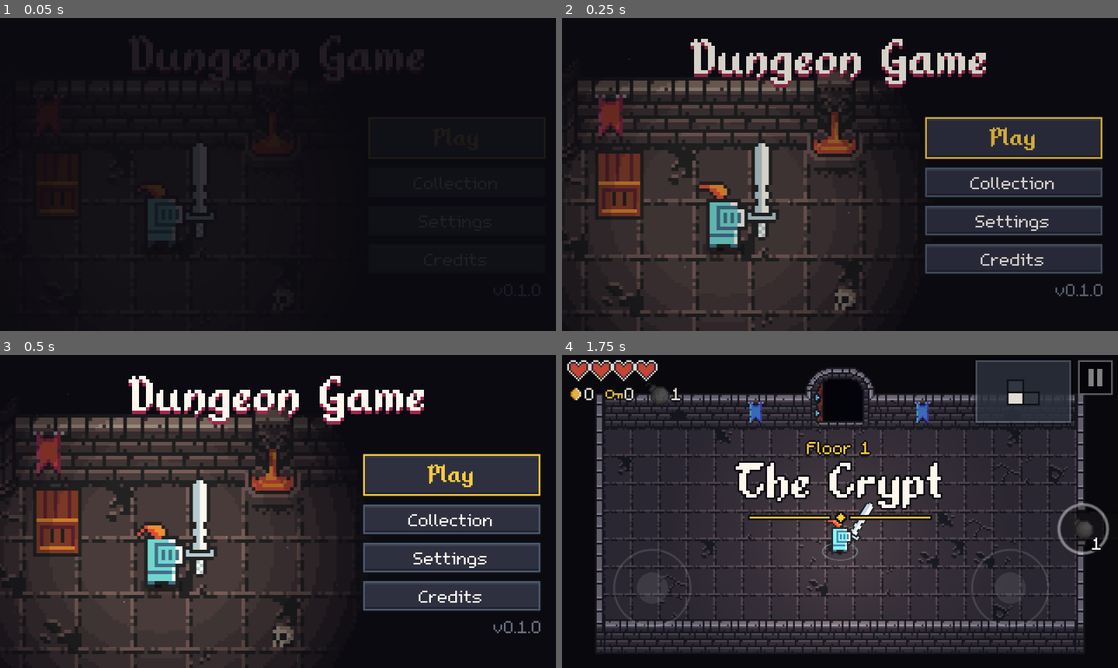
Above: before the commit, frames 1-4 (two rows, left to right).
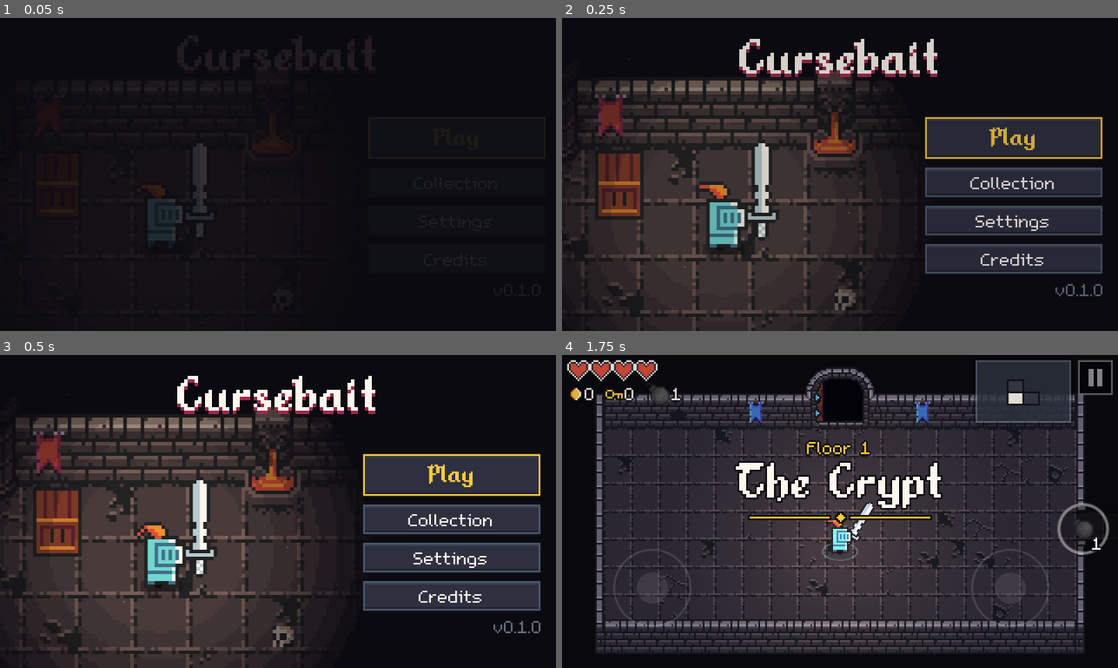
Above: after the commit, the same moments.

Repository: gamertristian20122-ctrl/Games
Game: Godot game, scene res://main.tscn
The game is run twice, just before and just after one commit, with the same random seed, the same clock (stepped at 60 frames per second) and the same inputs.
Inputs:
- Up to frame 1 (0.05 s): no input
- Up to frame 2 (0.25 s): no input
- Up to frame 3 (0.5 s): no input
- Up to frame 4 (1.75 s): click "Play" at 0.5 s; click "Start" at 1.25 s

The runs differ from the first frame. In frame 2, 3.1% of the frame differs, in the area x 23-77%, y 6-23%; in frame 3, 3.1%; in frame 4, nothing differs.

Commit message:
Working title Cursebait, app icon from pack art, Android export preset, project notes
Co-Authored-By: Claude Fable 5.2 <noreply@anthropic.com>
Claude-Session: https://claude.ai/code/session_01Eu2wMtfBm5x3xWR48eK4nj

Diff:
--- a/new-roguelike/project.godot
+++ b/new-roguelike/project.godot
@@ -2,7 +2,8 @@
 
 [application]
 
-config/name="Dungeon Game (working title)"
+config/name="Cursebait"
+config/icon="res://icon.png"
 config/version="0.1.0"
 run/main_scene="res://main.tscn"
 config/features=PackedStringArray("4.7", "GL Compatibility")
@@ -32,6 +33,7 @@
 [rendering]
 
 textures/canvas_textures/default_texture_filter=0
+textures/vram_compression/import_etc2_astc=true
 renderer/rendering_method="gl_compatibility"
 renderer/rendering_method.mobile="gl_compatibility"
 environment/defaults/default_clear_color=Color(0.03, 0.03, 0.05, 1)
Not shown, added: new-roguelike/assets/audio/music/floor4.ogg.import
Not shown, added: new-roguelike/export_presets.cfg
Binary file added: new-roguelike/icon.png
Not shown, added: new-roguelike/icon.png.import
Binary file added: new-roguelike/icon_bg.png
Not shown, added: new-roguelike/icon_bg.png.import
Binary file added: new-roguelike/icon_fg.png
Not shown, added: new-roguelike/icon_fg.png.import
Not shown, added: new-roguelike/CLAUDE.md
